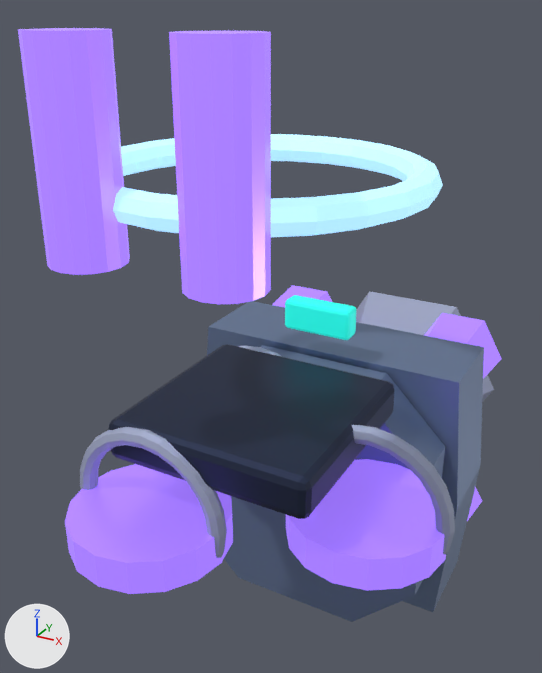
Renders of the Blender file assets/models/source/buildings/factions/lumen_tower.blend from each side of a commit.
Rendered twice from a camera (50 mm lens) standing at (0.95, -1.65, 1.52) and looking at (-0.16, 0.37, 0.51). Lighting does not change. The marker at lower left points along +X, +Y and +Z. The first picture is the older version.

Script lines for the objects in view, before the commit:
```python
ob_magnetic_containment_lip = bpy.data.objects.new('Magnetic containment lip', me_torus_036)
ob_magnetic_containment_lip.parent = ob_solarit___lumen___tower
ob_magnetic_containment_lip.location = (0.35, 0.0, 0.25)
ob_magnetic_containment_lip.rotation_euler = (1.571, 0.0, 0.0)  # degrees (90, 0, 0)
ob_magnetic_containment_lip_001 = bpy.data.objects.new('Magnetic containment lip.001', me_torus_037)
ob_magnetic_containment_lip_001.parent = ob_solarit___lumen___tower
ob_magnetic_containment_lip_001.location = (-0.175, 0.303, 0.25)
ob_magnetic_containment_lip_001.rotation_euler = (1.571, 0.0, 0.0)  # degrees (90, 0, 0)
ob_magnetic_containment_lip_002 = bpy.data.objects.new('Magnetic containment lip.002', me_torus_038)
ob_magnetic_containment_lip_002.parent = ob_solarit___lumen___tower
ob_magnetic_containment_lip_002.location = (-0.175, -0.303, 0.25)
ob_magnetic_containment_lip_002.rotation_euler = (1.571, 0.0, 0.0)  # degrees (90, 0, 0)
ob_teamcolor = bpy.data.objects.new('TeamColor', me_cube_122)
ob_teamcolor.parent = ob_solarit___lumen___tower
ob_teamcolor.location = (0.0, 0.405, 0.6)
# also in view: 'Rotating beam projector' at (0.0, 1.26, 0.0); 'Twin coherent emitter.001' at (0.18, -0.44, 1.24); 'Floating central armor slab' at (0.0, 0.0, 0.43); 'Flux suspension pad.002' at (-0.17, -0.3, 0.2); 'Geometric levitation plinth' at (0.0, 0.34, 0.0)
```
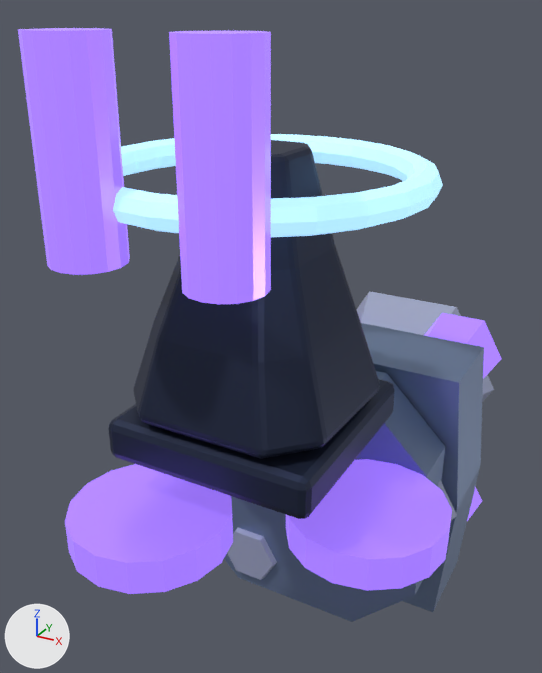
Boxes [x1, y1, x2, y2] around the edits, measured in the pictures (542 x 673 px):
'Beam emitter · three-stage faceted pedestal', added (dark blue): after [133, 140, 380, 459]
'Magnetic containment lip.002', deleted: before [80, 427, 227, 579]
'Magnetic containment lip', deleted: before [352, 425, 455, 555]
'Faceted gravitic foot.002', added: after [227, 528, 277, 580]
'Faceted gravitic foot', added (mostly hidden): after [438, 480, 457, 521]
'Magnetic containment lip.001', deleted (mostly hidden): before [238, 346, 282, 357]
'TeamColor', unchanged, covered by the edit: before [285, 295, 356, 340]

The edits, one by one:
Mesh me_beam_emitter___three_stage_faceted_pedestal___designed_hard_surface_mesh is new.
It has 40 vertices, 34 faces and spans x -0.313..0.313, y -0.313..0.313, z 0.42..1.2.
It uses material mat_lumen___dark_004 (dark blue #2c354d).
Mesh me_faceted_gravitic_foot___facet_mesh_014 is new.
It has 18 vertices, 14 faces and spans x -0.335..-0.015, y 0.22..0.49, z -0.441..-0.164.
It uses material mat_lumen___light_004 (greyish blue #a6adc8).
Mesh me_faceted_gravitic_foot___facet_mesh_012 is new.
It has 18 vertices, 14 faces and spans x 0.19..0.51, y 0.22..0.49, z -0.139..0.139.
It uses material mat_lumen___light_004 (greyish blue #a6adc8).
Object 'Magnetic containment lip' (ob_magnetic_containment_lip) is deleted.
Object 'Magnetic containment lip.001' (ob_magnetic_containment_lip_001) is deleted.
Object 'Magnetic containment lip.002' (ob_magnetic_containment_lip_002) is deleted.
Object 'Beam emitter · three-stage faceted pedestal' (ob_beam_emitter___three_stage_faceted_pedestal) is new; it shows me_beam_emitter___three_stage_faceted_pedestal___designed_hard_surface_mesh.
Its parent is ob_solarit___lumen___tower.
Its location is (0.0, 0.0, 0.0).
It gains a BEVEL modifier named 'Small machined edge highlights'.
Modifier setting: width = 0.0156.
Modifier setting: width_pct = 0.0156.
Modifier setting: segments = 2.
It gains a WEIGHTED_NORMAL modifier named 'Planar surface normals'.
Modifier setting: keep_sharp = True.
Object 'Faceted gravitic foot.002' (ob_faceted_gravitic_foot_002) is new; it shows me_faceted_gravitic_foot___facet_mesh_014.
Its parent is ob_solarit___lumen___tower.
Its location is (0.0, 0.0, 0.0).
Object 'Faceted gravitic foot' (ob_faceted_gravitic_foot) is new; it shows me_faceted_gravitic_foot___facet_mesh_012.
Its parent is ob_solarit___lumen___tower.
Its location is (0.0, 0.0, 0.0).
